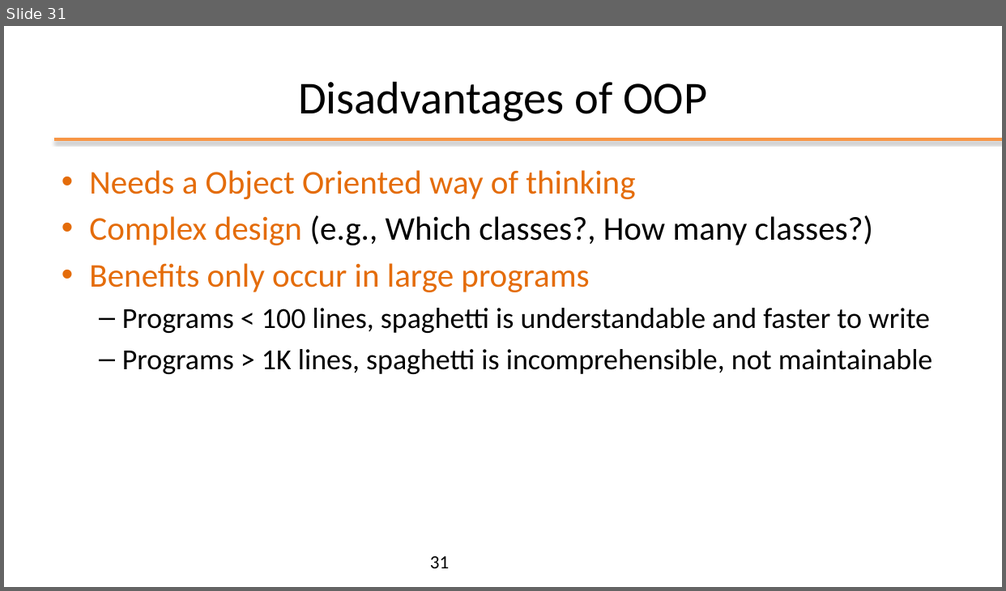
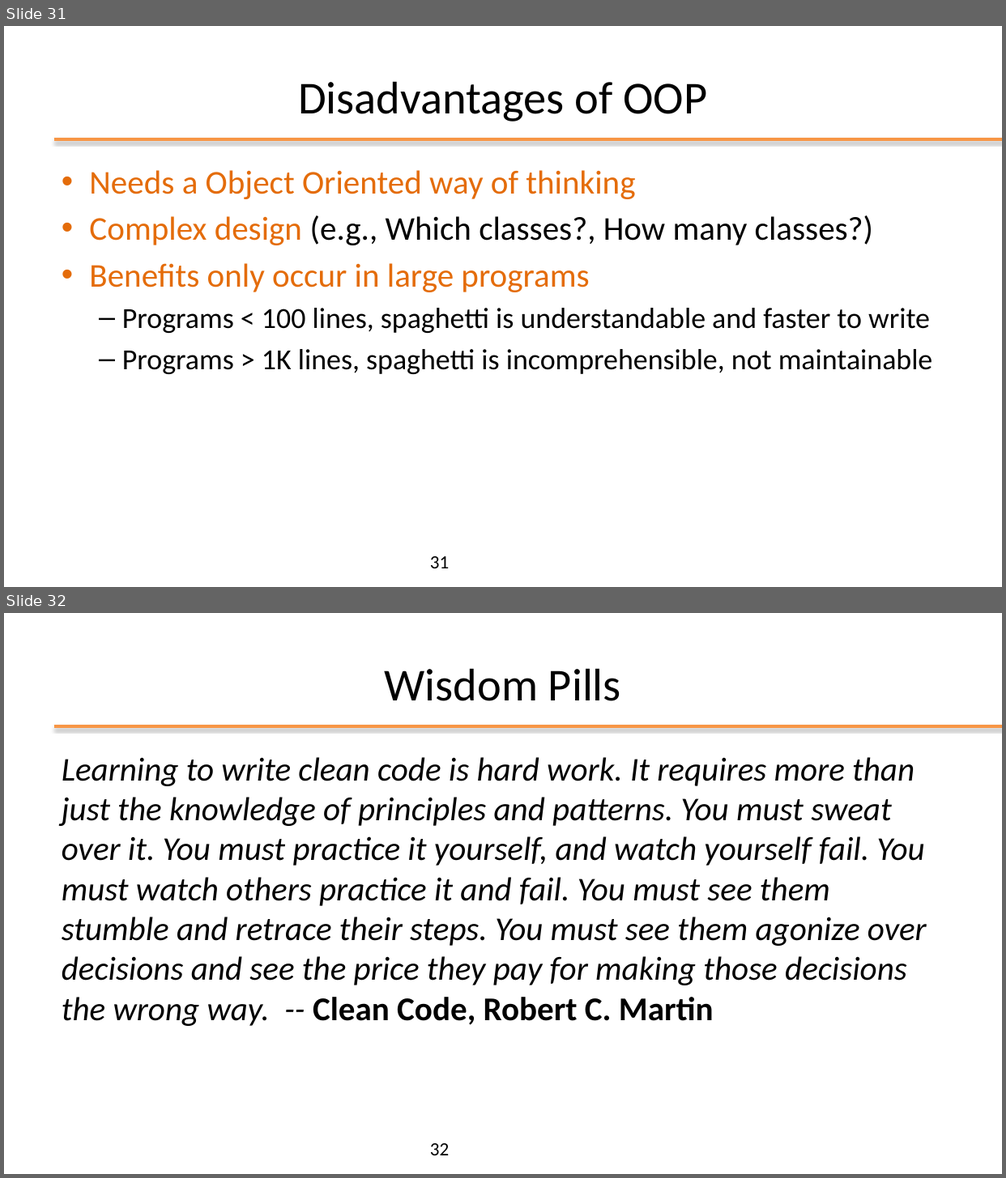
Before and after one commit to plctechnician/ooprogramming, a slide deck: java/slides/ppt/01 - Java From Functions to Objects.pptx. Shown one above the other, each under a label of ours: slide 31 before the commit, slides 31 and 32 after it. The pictures are 1006x591 and 1006x1178 pixels, drawn with LibreOffice and Linux fonts; fonts in the diff are those of the drawing; background and template pictures are left out. Boxes give left, top, right and bottom in pixels: in the first picture for what was removed or moved away, otherwise in the second. Text is boxed around its words. In the diff, an @@ line names an element or a change of style, - is before the commit and + after.

```diff
--- a/java/slides/ppt/01 - Java From Functions to Objects.pptx
+++ b/java/slides/ppt/01 - Java From Functions to Objects.pptx
@@ slide 32 added at (4, 613, 1002, 1174), background #FFFFFF; not listed: 1 template element that a slide beside it also shows @@
@@ title added at (384, 668, 621, 701), 44 pt, text #000000 @@
+Wisdom Pills
@@ text added at (62, 757, 927, 1026), 32 pt, text #000000, italic @@
+Learning to write clean code is hard work. It requires more than just the knowledge of principles and patterns. You must sweat over it. You must practice it yourself, and watch yourself fail. You must watch others practice it and fail. You must see them stumble and retrace their steps. You must see them agonize over decisions and see the price they pay for making those decisions the wrong way. -- Clean Code, Robert C. Martin
@@ page number added at (430, 1144, 449, 1156), 18 pt, text #000000 @@
+32
```
Also in this commit, not shown: 1 slide changed, 7 other files.
